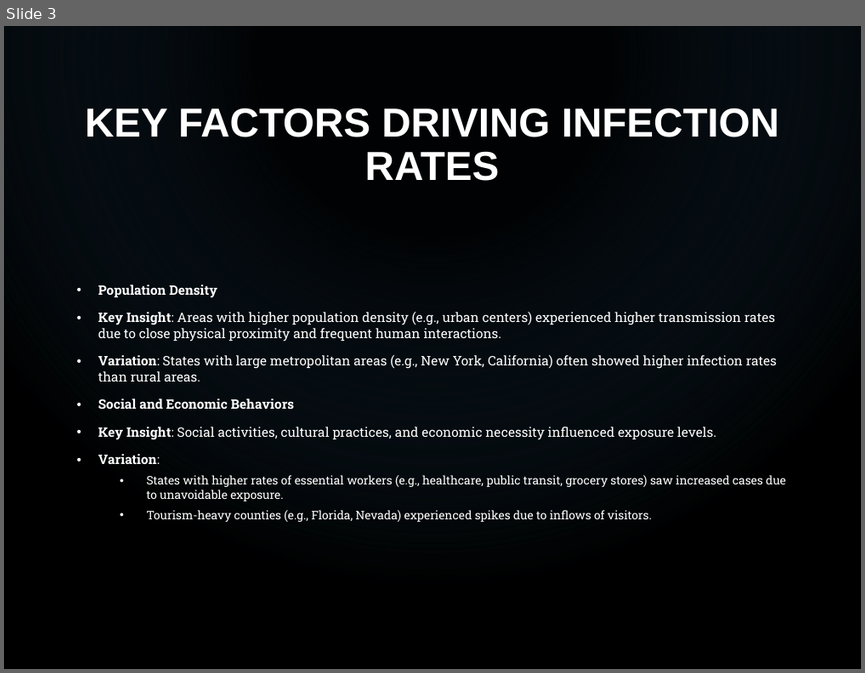
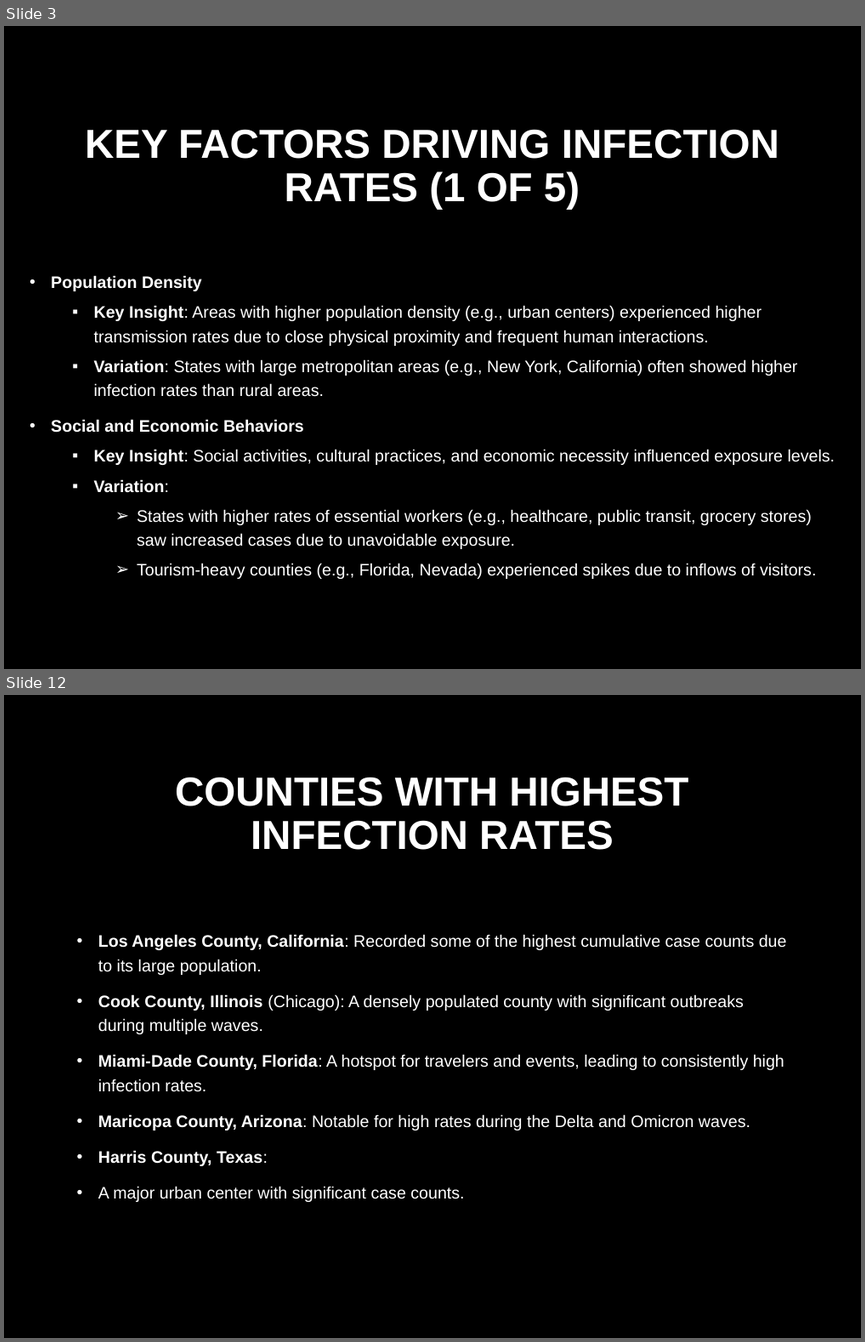
Before and after one commit to ryancmedina/project-one, a slide deck: Infection_Trends_COVID19_Presentation.pptx. Shown one above the other, each under a label of ours: slide 3 before the commit, slides 3 and 12 after it; the slides between them are not shown. The pictures are 865x673 and 865x1342 pixels, drawn with LibreOffice and Linux fonts; fonts in the diff are those of the drawing; background and template pictures are left out. Boxes give left, top, right and bottom in pixels: in the first picture for what was removed or moved away, otherwise in the second. Text is boxed around its words. In the diff, an @@ line names an element or a change of style, - is before the commit and + after.

```diff
--- a/Infection_Trends_COVID19_Presentation.pptx
+++ b/Infection_Trends_COVID19_Presentation.pptx
@@ slide 12 added at (4,695,861,1338), background picture (left out) @@
@@ title added at (175,777,688,850), 34 pt, text #FFFFFF, bold @@
+COUNTIES WITH HIGHEST INFECTION RATES
@@ text added at (98,934,787,1202), 14 pt, text #FFFFFF @@
+• Los Angeles County, California: Recorded some of the highest cumulative case counts due to its large population.
+• Cook County, Illinois (Chicago): A densely populated county with significant outbreaks during multiple waves.
+• Miami-Dade County, Florida: A hotspot for travelers and events, leading to consistently high infection rates.
+• Maricopa County, Arizona: Notable for high rates during the Delta and Omicron waves.
+• Harris County, Texas:
+• A major urban center with significant case counts.
@@ slide 3 changed as well @@
@@ rectangle removed at (4,26,861,669) @@
@@ title at (85,129,779,210): text changed @@
-KEY FACTORS DRIVING INFECTION RATES
+KEY FACTORS DRIVING INFECTION RATES (1 OF 5)
@@ text "Population Density": place and size @@
-text "Population Density" at (98,284,786,522)
+text "Population Density" at (51,275,835,578)
@@ text "Population Density" at (51,275,835,578): size 11 to 14 pt in "Population Density", "Key Insight: Areas with higher population density ...", "Variation: States with large metropolitan areas (e.g., ...", "Social and Economic Behaviors" and 2 more places; font Roboto Slab to Arial; size 9.9 to 14 pt in "States with higher rates of essential workers ...", "Tourism-heavy counties (e.g., Florida, Nevada) experienced s ..."; line spacing 1 to 1.2; bullet • to ▪; list level 1 to 2 in "Key Insight: Areas with higher ..."; list level 1 to 2 in "Variation: States with large metropolitan ..."; list level 1 to 2 in "Key Insight: Social activities, cultural ..."; list level 1 to 2 in "Variation:"; bullet • to ➢; list level 2 to 3 in "States with higher rates of ..."; list level 2 to 3 in "Tourism-heavy counties (e.g., Florida, Nevada) ..." @@
```
Also in this commit, not shown: 4 other slides changed, 15 other slides added, 2 slides removed.
